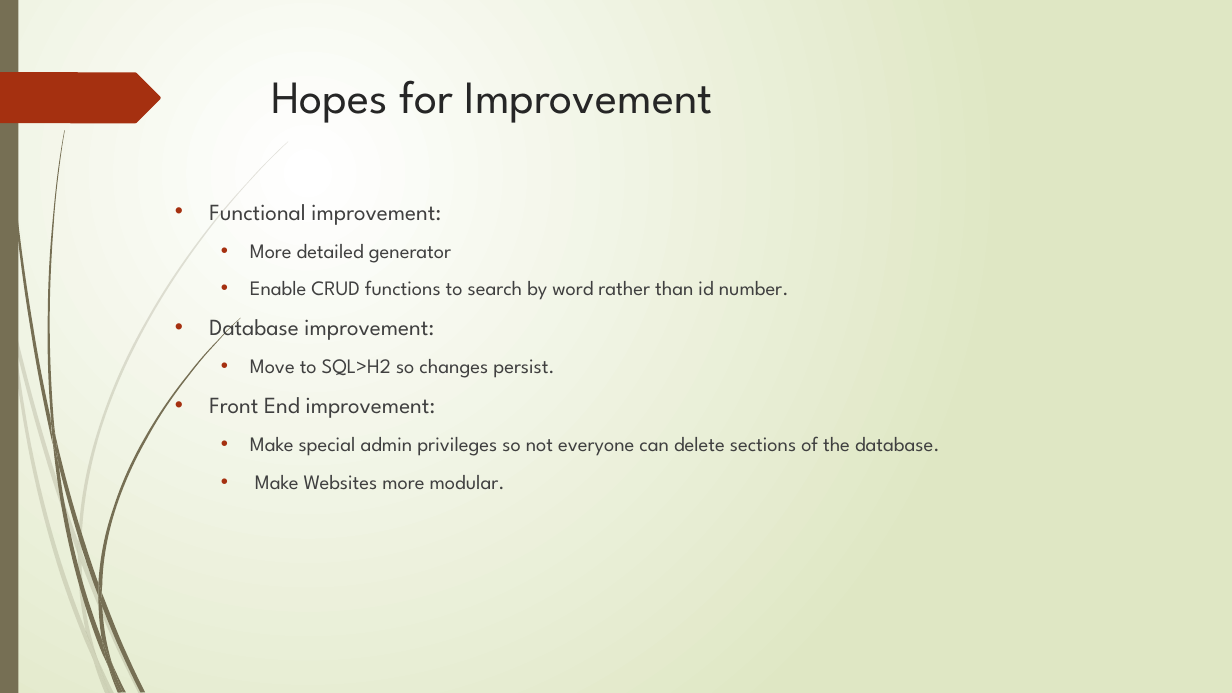
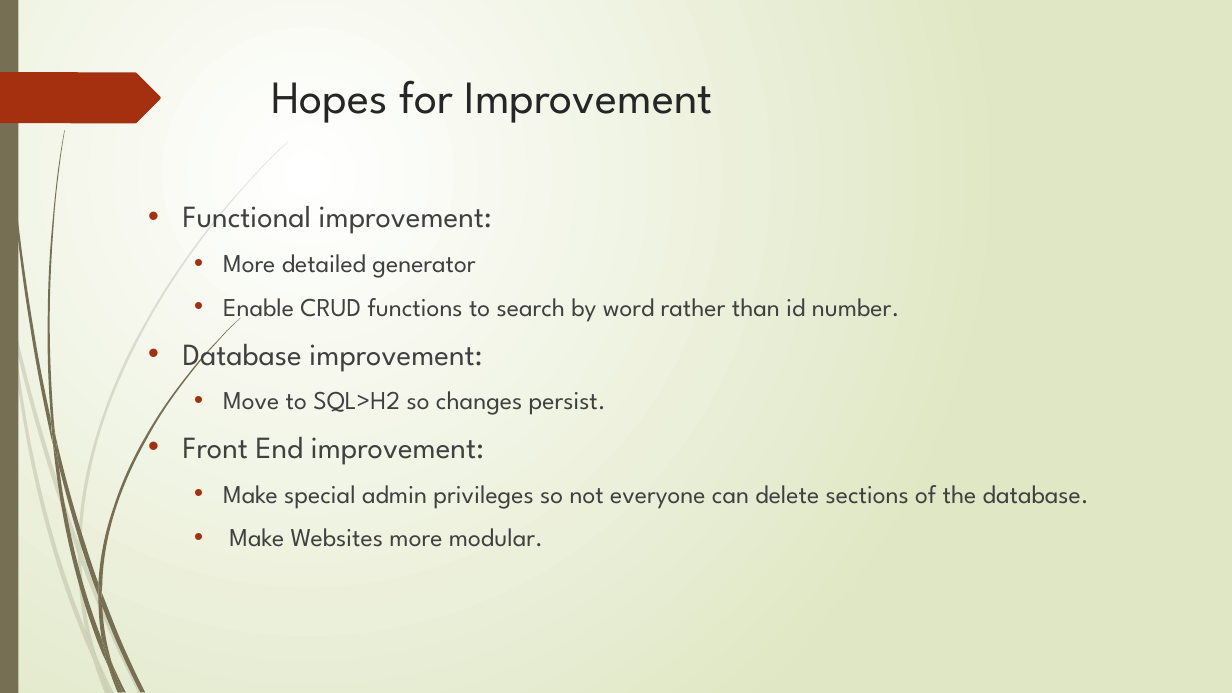
Before and after one commit to RM147/StoryGen, a slide deck: slide 13 of Project Presentation.pptx. Drawn at 1232x693 pixels with LibreOffice and Linux fonts; fonts in the diff are those of the drawing. Boxes give left, top, right and bottom in pixels: in the first picture for what was removed or moved away, otherwise in the second. Text is boxed around its words. In the diff, an @@ line names an element or a change of style, - is before the commit and + after.

```diff
--- a/Project Presentation.pptx
+++ b/Project Presentation.pptx
@@ text "Functional improvement:" moved from (x1=209, y1=204, x2=940, y2=489) to (x1=183, y1=206, x2=1089, y2=547) @@
@@ text "Functional improvement:" at (x1=183, y1=206, x2=1089, y2=547): size 18 to 24 pt in "Functional improvement:", "Database improvement:", "Front End improvement:"; size 16 to 20 pt in "More detailed generator", "Enable CRUD functions to search by word ...", "Move to SQL>H2 so changes persist.", "Make special admin privileges so not everyone ..." and 1 more places @@
```
Also in this commit, not shown: 10 other slides changed.
